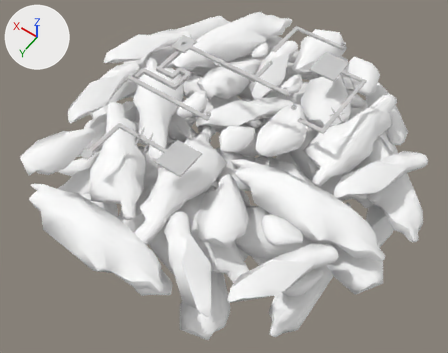
One commit to the FBX model Assets/Models/TraceAir/TraceAir.FBX: the scene before it, then after it.
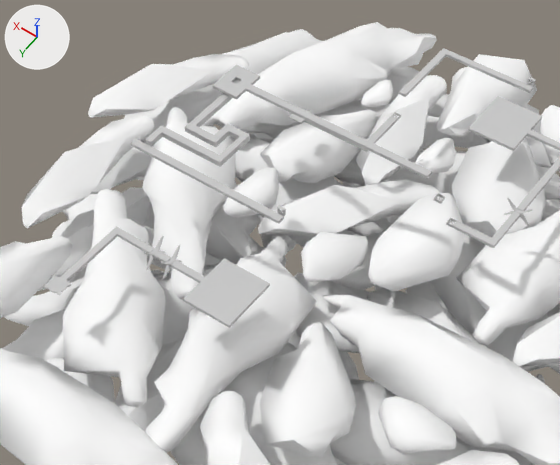
There are two pictures of each version: one whole from a camera (50 mm lens) standing at (-48.0, -33.0, 219.0) and looking at (63.0, -189.0, -27.0), one close up on the part from 13% to 80% of the width and 0% to 71% of the height. Every picture has the same lights, and +X, +Y and +Z are marked at upper left. Where no turn or scale is listed for an object, it has been applied to the vertices. Vertices at the same position are counted once.

Objects in the first close-up: 'Air', 'Clouds', 'Turb001', 'Turb002', 'Ventilation'.
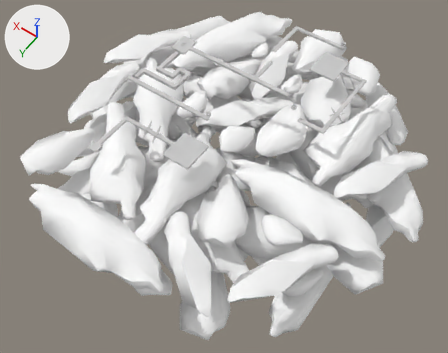
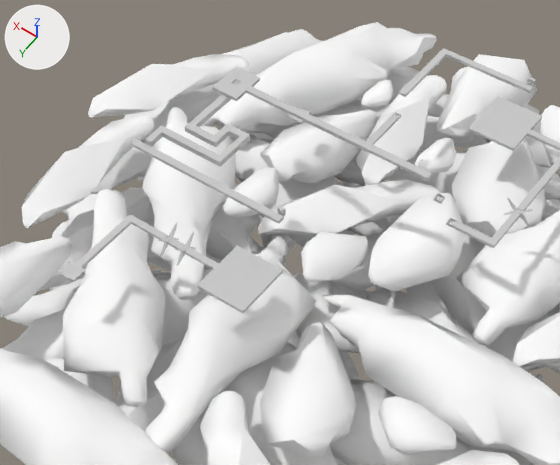
Location of each change, [x1, y1, x2, y2] in pixels of the close-ups (560 x 465 px; the box of a moved part takes in the faces that stretch with it):
'Air', reshaped
    before: [44, 48, 560, 328]
    after: [59, 48, 560, 313]
'Turb001', deleted
    before: [161, 245, 182, 279]
'Turb002', deleted
    before: [144, 236, 166, 270]
'Turb003', added
    after: [175, 232, 196, 266]
'Turb004', added
    after: [158, 223, 179, 256]
part 1 of me_mesh, moved or reshaped
    before: [171, 258, 270, 328]
    after: [185, 245, 283, 313]
part 2 of me_mesh, moved or reshaped
    before: [155, 251, 171, 262]
    after: [168, 238, 185, 249]
part 3 of me_mesh, moved or reshaped
    before: [44, 226, 155, 295]
    after: [59, 214, 168, 281]

The change in detail:
me_mesh has 954 vertices, 1876 faces and spans x -68.2..20.3, y -40.3..87.1, z -0.9..16.1.
me_mesh is used by ob_air; location (92.6, -225.4, 6.9).
me_mesh part 1: the loose piece of 44 vertices spanning x -31.1..-8.4, y 55.1..70.6, z 3.3..4.1 is moved by (0.0, -5.1, 0.0).
me_mesh part 2: the loose piece of 16 vertices spanning x -6.9..-3.2, y 62.3..64.1, z 3.3..4.1 is moved by (0.0, -5.1, 0.0).
me_mesh part 3: the loose piece of 332 vertices spanning x -1.7..12.5, y 62.3..87.1, z 2.6..4.4 is moved by (0.0, -5.1, 0.0).
Mesh me_mesh_020_1 is new.
It has 626 vertices, 1248 faces and spans x -0.84..0.84, y -3.61..3.61, z -3.0..3.0.
It uses material mat_14___default (light grey #cacaca).
Object 'Turb001' (ob_turb001) is deleted.
Object 'Turb002' (ob_turb002) is deleted.
Object 'Turb003' (ob_turb003) is new; it shows me_mesh_020_1.
Its location is (84.9, -167.5, 10.6).
Object 'Turb004' (ob_turb004) is new; it shows a copy of me_mesh_020_1.
Its location is (90.1, -167.5, 10.6).
